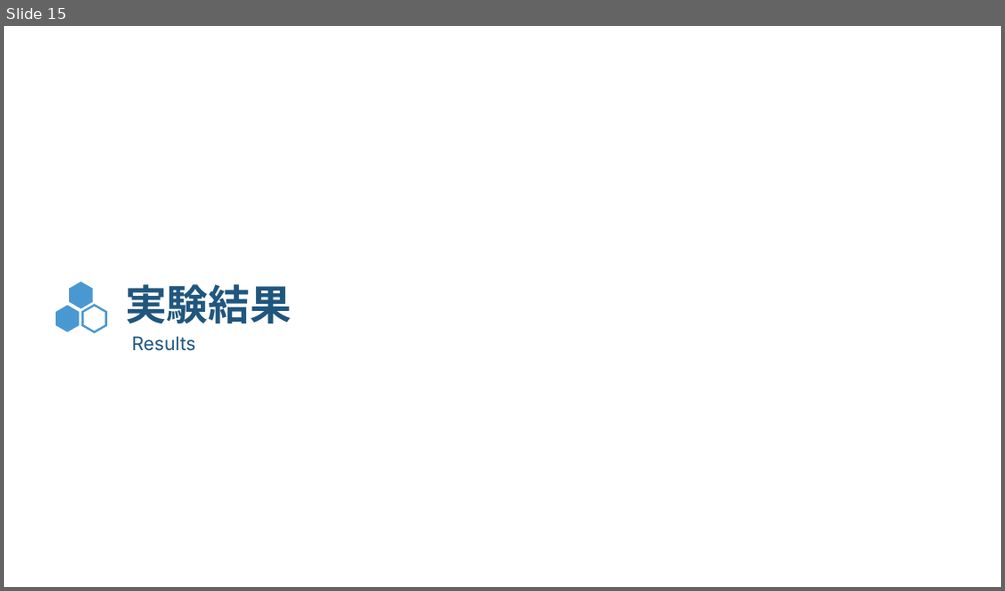
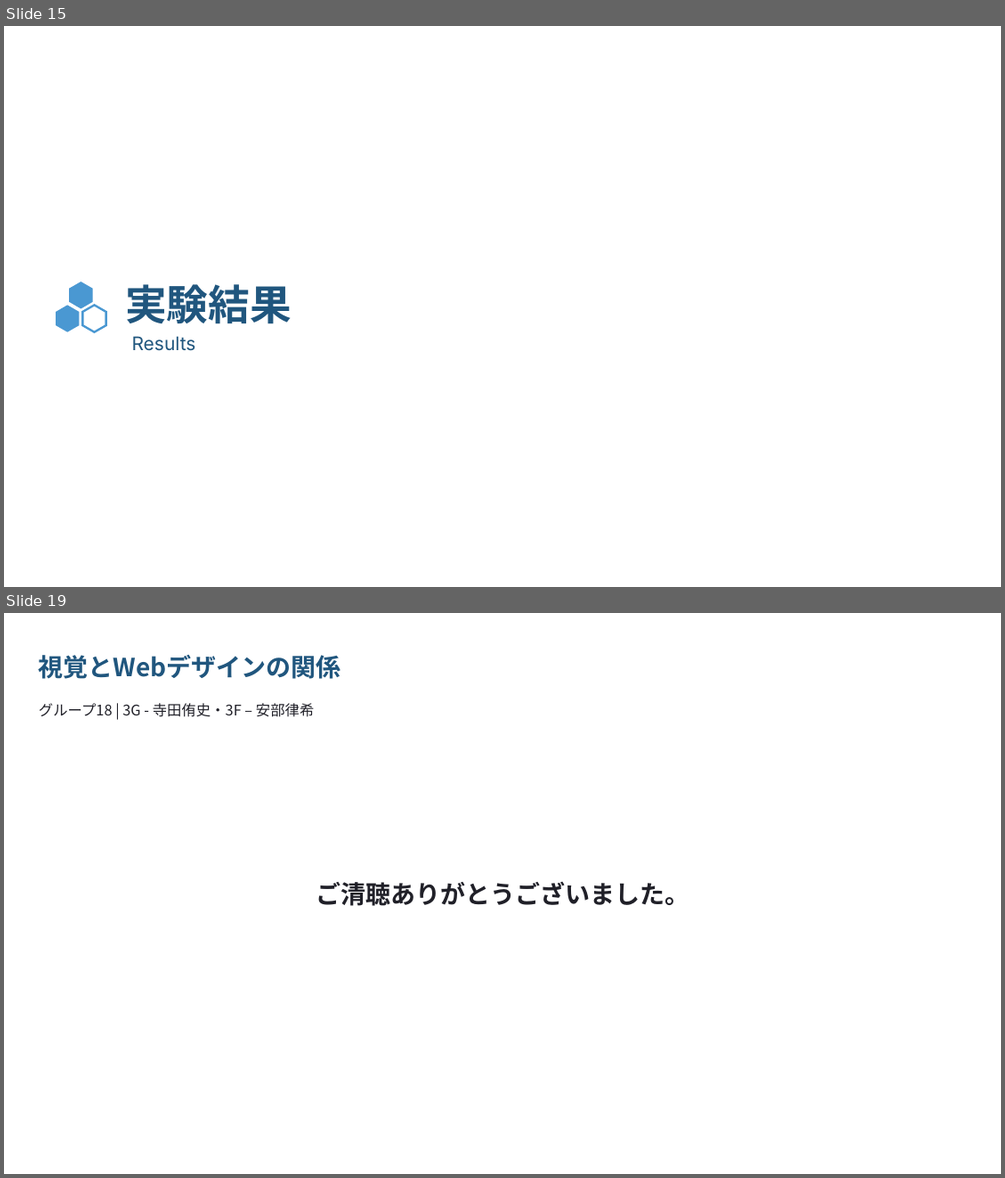
Before and after one commit to nearfactory/Soutan, a slide deck: 18 2G23寺田侑史 視覚とWebデザ_v2.pptx. Shown one above the other, each under a label of ours: slide 15 before the commit, slides 15 and 19 after it; the slides between them are not shown. The pictures are 1005x591 and 1005x1178 pixels, drawn with LibreOffice and Linux fonts; fonts in the diff are those of the drawing. Boxes give left, top, right and bottom in pixels: in the first picture for what was removed or moved away, otherwise in the second. Text is boxed around its words. In the diff, an @@ line names an element or a change of style, - is before the commit and + after.

```diff
--- a/18 2G23寺田侑史 視覚とWebデザ_v2.pptx
+++ b/18 2G23寺田侑史 視覚とWebデザ_v2.pptx
@@ slide 19 added at bbox=[4, 613, 1001, 1174], background #FFFFFF @@
@@ text added at bbox=[39, 655, 341, 679], 24 pt, text #20567E, bold @@
+視覚とWebデザインの関係
@@ text added at bbox=[39, 703, 314, 717], 14 pt, text #202028 @@
+グループ18 | 3G - 寺田侑史・3F – 安部律希
@@ text added at bbox=[316, 882, 689, 906], 24 pt, text #202028, bold @@
+ご清聴ありがとうございました。
```
Also in this commit, not shown: 5 slides changed, 2 other slides added, 1 slide removed.
